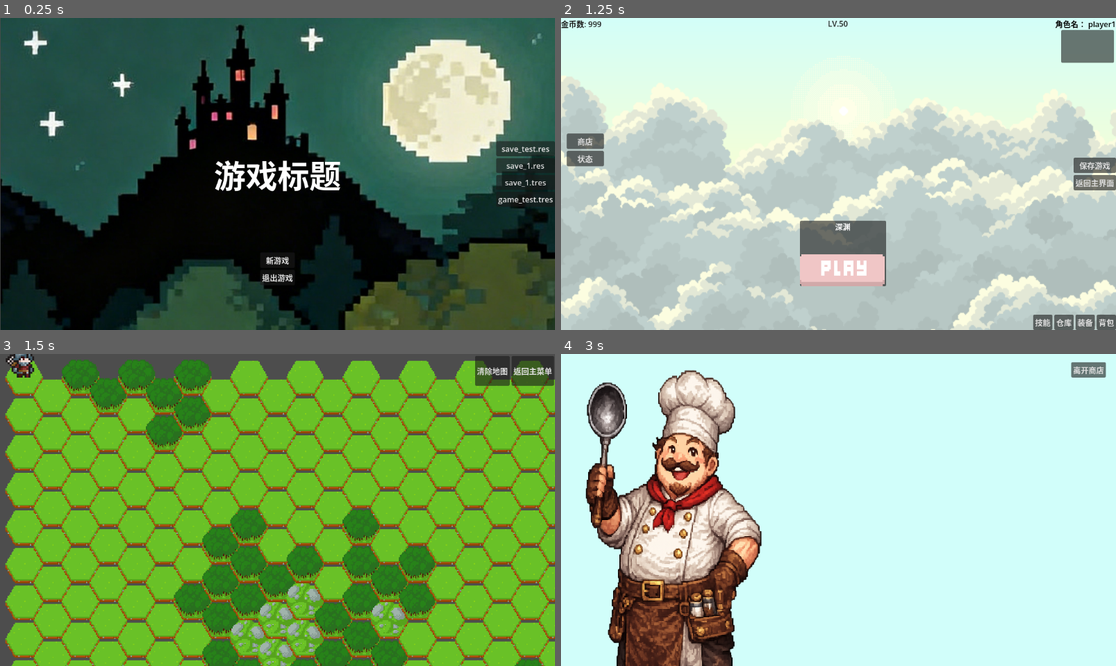
Above: before the commit, frames 1-4 (two rows, left to right).
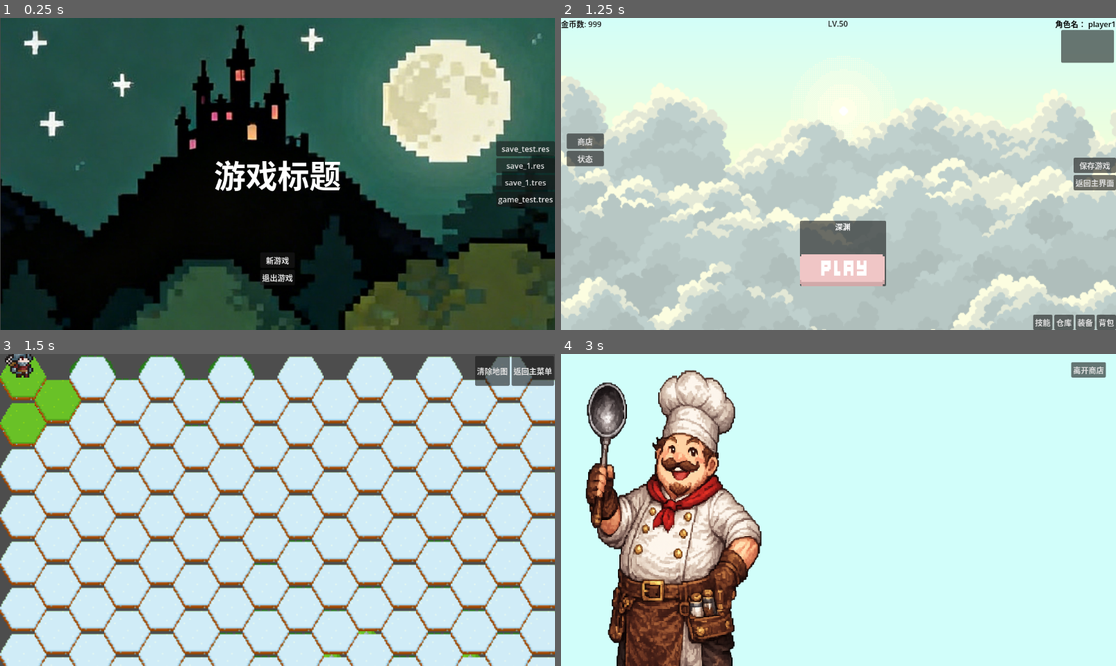
Above: after the commit, the same moments.

Repository: Brandon-Tanyiwu/godot_game_main_menue_shell
Game: Godot game, scene res://scenes/main_menu/main_menu.tscn
Same seed, same stepped clock (60 frames per second), same inputs: the game is played once before the commit and once after it.
Inputs (mouse positions are in pixels of both pictures, inside the frame that each line leads up to):
- Up to frame 1 (0.25 s): no input
- Up to frame 2 (1.25 s): click "game_test.tres" at 0.5 s
- Up to frame 3 (1.5 s): click (283, 588) at 1.25 s
- Up to frame 4 (3 s): click "清除地图" at 2 s; click "商店" at 2.75 s

Frames 1-2 are identical in both runs. In frame 3, 94% of the frame differs, in the area x 0-100%, y 0-100%; in frame 4, nothing differs.

Commit message:
更新迷雾覆盖和驱散

Diff:
--- a/assets/TileMap.tres
+++ b/assets/TileMap.tres
@@ -1,7 +1,6 @@
 [gd_resource type="TileSet" format=3 uid="uid://cx5n816g37pm7"]
 
 [ext_resource type="Texture2D" uid="uid://d0arreqb17afy" path="res://resource/tileset/fantasyhextiles_v3.png" id="1_b6irq"]
-[ext_resource type="Texture2D" uid="uid://dlsma4h5cxuqq" path="res://resource/background/orig.png" id="2_5jf3q"]
 
 [sub_resource type="TileSetAtlasSource" id="TileSetAtlasSource_b6irq"]
 texture = ExtResource("1_b6irq")
@@ -40,7 +39,6 @@
 5:3/0 = 0
 6:3/0 = 0
 7:3/0 = 0
-0:4/0 = 0
 1:4/0 = 0
 2:4/0 = 0
 3:4/0 = 0
@@ -49,194 +47,10 @@
 6:4/0 = 0
 7:4/0 = 0
 0:5/0 = 0
-
-[sub_resource type="TileSetAtlasSource" id="TileSetAtlasSource_ho705"]
-texture = ExtResource("2_5jf3q")
-texture_region_size = Vector2i(32, 32)
-0:0/0 = 0
-1:0/0 = 0
-2:0/0 = 0
-3:0/0 = 0
-4:0/0 = 0
-5:0/0 = 0
-6:0/0 = 0
-7:0/0 = 0
-8:0/0 = 0
-9:0/0 = 0
-10:0/0 = 0
-11:0/0 = 0
-12:0/0 = 0
-13:0/0 = 0
-14:0/0 = 0
-15:0/0 = 0
-16:0/0 = 0
-17:0/0 = 0
-0:1/0 = 0
-1:1/0 = 0
-2:1/0 = 0
-3:1/0 = 0
-4:1/0 = 0
-5:1/0 = 0
-6:1/0 = 0
-7:1/0 = 0
-8:1/0 = 0
-9:1/0 = 0
-10:1/0 = 0
-11:1/0 = 0
-12:1/0 = 0
-13:1/0 = 0
-14:1/0 = 0
-15:1/0 = 0
-16:1/0 = 0
-17:1/0 = 0
-0:2/0 = 0
-1:2/0 = 0
-2:2/0 = 0
-3:2/0 = 0
-4:2/0 = 0
-5:2/0 = 0
-6:2/0 = 0
-7:2/0 = 0
-8:2/0 = 0
-9:2/0 = 0
-10:2/0 = 0
-11:2/0 = 0
-12:2/0 = 0
-13:2/0 = 0
-14:2/0 = 0
-15:2/0 = 0
-16:2/0 = 0
-17:2/0 = 0
-0:3/0 = 0
-1:3/0 = 0
-2:3/0 = 0
-3:3/0 = 0
-4:3/0 = 0
-5:3/0 = 0
-6:3/0 = 0
-7:3/0 = 0
-8:3/0 = 0
-9:3/0 = 0
-10:3/0 = 0
-11:3/0 = 0
-12:3/0 = 0
-13:3/0 = 0
-14:3/0 = 0
-15:3/0 = 0
-16:3/0 = 0
-17:3/0 = 0
 0:4/0 = 0
-1:4/0 = 0
-2:4/0 = 0
-3:4/0 = 0
-4:4/0 = 0
-5:4/0 = 0
-6:4/0 = 0
-7:4/0 = 0
-8:4/0 = 0
-9:4/0 = 0
-10:4/0 = 0
-11:4/0 = 0
-12:4/0 = 0
-13:4/0 = 0
-14:4/0 = 0
-15:4/0 = 0
-16:4/0 = 0
-17:4/0 = 0
-0:5/0 = 0
-1:5/0 = 0
-2:5/0 = 0
-3:5/0 = 0
-4:5/0 = 0
-5:5/0 = 0
-6:5/0 = 0
-7:5/0 = 0
-8:5/0 = 0
-9:5/0 = 0
-10:5/0 = 0
-11:5/0 = 0
-12:5/0 = 0
-13:5/0 = 0
-14:5/0 = 0
-15:5/0 = 0
-16:5/0 = 0
-17:5/0 = 0
-0:6/0 = 0
-1:6/0 = 0
-2:6/0 = 0
-3:6/0 = 0
-4:6/0 = 0
-5:6/0 = 0
-6:6/0 = 0
-7:6/0 = 0
-8:6/0 = 0
-9:6/0 = 0
-10:6/0 = 0
-11:6/0 = 0
-12:6/0 = 0
-13:6/0 = 0
-14:6/0 = 0
-15:6/0 = 0
-16:6/0 = 0
-17:6/0 = 0
-0:7/0 = 0
-1:7/0 = 0
-2:7/0 = 0
-3:7/0 = 0
-4:7/0 = 0
-5:7/0 = 0
-6:7/0 = 0
-7:7/0 = 0
-8:7/0 = 0
-9:7/0 = 0
-10:7/0 = 0
-11:7/0 = 0
-12:7/0 = 0
-13:7/0 = 0
-14:7/0 = 0
-15:7/0 = 0
-16:7/0 = 0
-17:7/0 = 0
-0:8/0 = 0
-1:8/0 = 0
-2:8/0 = 0
-3:8/0 = 0
-4:8/0 = 0
-5:8/0 = 0
-6:8/0 = 0
-7:8/0 = 0
-8:8/0 = 0
-9:8/0 = 0
-10:8/0 = 0
-11:8/0 = 0
-12:8/0 = 0
-13:8/0 = 0
-14:8/0 = 0
-15:8/0 = 0
-16:8/0 = 0
-17:8/0 = 0
-0:9/0 = 0
-1:9/0 = 0
-2:9/0 = 0
-3:9/0 = 0
-4:9/0 = 0
-5:9/0 = 0
-6:9/0 = 0
-7:9/0 = 0
-8:9/0 = 0
-9:9/0 = 0
-10:9/0 = 0
-11:9/0 = 0
-12:9/0 = 0
-13:9/0 = 0
-14:9/0 = 0
-15:9/0 = 0
-16:9/0 = 0
-17:9/0 = 0
 
 [resource]
 tile_shape = 3
 tile_offset_axis = 1
 tile_size = Vector2i(32, 32)
 sources/2 = SubResource("TileSetAtlasSource_b6irq")
-sources/3 = SubResource("TileSetAtlasSource_ho705")
--- /dev/null
+++ b/config/fish/fish.csv
@@ -0,0 +1,18 @@
+id,name,icon_x,icon_y,price,rank,min_weight,max_weight
+0,沙丁鱼,0,0,10,1,2,10
+1,竹荚鱼,0,1,20,1,5,13
+2,马鲛鱼,0,2,30,1,8,18
+3,黄花鱼,0,3,150,1,25,55
+4,鬼头刀,0,4,800,1,80,90
+5,蓝鳍金枪鱼,0,5,1200,1,120,240
+6,巨型石斑鱼,0,6,1500,1,110,230
+7,恶鬼角鱼,0,7,4000,2,400,500
+8,金木灵鱼,0,8,8000,2,10,30
+9,鸽鸽鱼,1,0,25000,2,110,200
+10,龟丞相,1,1,50000,2,110,300
+11,吞天蛟,1,2,120000,2,1100,2000
+12,四海龙,1,3,500000,2,5000,10000
+13,深海魔怪,1,4,5201314,2,30000,50000
+14,泥沙,1,5,0,0,1,999
+15,宝箱,1,6,0,3,500,500
+16,垃圾,1,7,0,0,1,30
--- a/script/managers/SignalManager.gd
+++ b/script/managers/SignalManager.gd
@@ -11,4 +11,6 @@
 
 signal hex_cell_clicked(coord:Vector2,cell_data:Dictionary)
 
+signal request_reveal_fog(center_coord:Vector2i,radius:int)
+
 signal player_info_change()
--- a/script/map/civilisation_map.gd
+++ b/script/map/civilisation_map.gd
@@ -8,8 +8,8 @@
 
 # 假设你在 FogLayer 的 TileSet 里引入了一张纯黑/半透的迷雾切图
 # 纯黑迷雾在 Atlas 中的坐标
-const FOG_BLACK_ATLAS = Vector2i(0, 0)
-const FOG_SOURCE_ID = 1 # 迷雾 TileSet 的 Source ID
+const FOG_BLACK_ATLAS = Vector2i(0, 2)
+const FOG_SOURCE_ID = 2 # 迷雾 TileSet 的 Source ID
 const CHARACTER_SCENE = preload("res://scenes/player/player_controller.tscn")
 var players:player
 @export var max_x:int = 25
@@ -17,7 +17,7 @@
 
 func _ready() -> void:
 	SignalManager.map_generation_completed.connect(_on_map_data_ready)
-
+	SignalManager.request_reveal_fog.connect(_on_cell_reveal_fog)
 	var final_map_data: Array[Dictionary] = []
 	# 1. 🔍 核心判断：检查 SaveManager 内是否存在合法的地图存档
 	if _has_valid_save_data():
@@ -35,8 +35,6 @@
 		_write_to_save(final_map_data)
 
 	##运行地图生成,完成后发出信号渲染地图
-	HexMapManager.autocomplete_screen_by_scaling_layer(terrain_layer,max_x,max_y)
-	#HexMapManager.autocomplete_screen_with_camera(terrain_layer,max_x,max_y,camera_2d)
 	HexMapManager.generate_hex_map(final_map_data,terrain_layer)
 	_spawn_player(Vector2i(0,0))
 	camera_2d.setup_camera_limits()
@@ -52,10 +50,7 @@
 
 ## 数据层生成完毕后的核心回调
 func _on_map_data_ready(cells_data: Dictionary) -> void:
-	# 清空迷雾层旧画面
 	fog_layer.clear()
-
-	# 遍历全图，初始化迷雾表现
 	for coord in cells_data:
 		var cell = cells_data[coord]
 
@@ -65,15 +60,29 @@
 
 	print("🌫️ [迷雾系统] 战争迷雾已成功铺满整个世界！")
 
-## 验证测试：点击一个格子，驱散它周围的迷雾
-func _on_cell_clicked(coord: Vector2i, _data: RefCounted) -> void:
+## 驱散目标格子周围的迷雾
+func _on_cell_reveal_fog(coord: Vector2i,radius:int) -> void:
 	print("⚡ [事件响应] 点击了 ", coord, "，正在执行局部战争迷雾驱散...")
-	# 驱散点击的格子本身
+
+	# 1. 驱散点击的格子本身
 	_reveal_cell(coord)
 
-	# 驱散点击格子周围一圈的邻居 (利用之前写的方向常量)
-	for dir in HexMapManager.HEX_DIRECTIONS:
-		_reveal_cell(coord + dir)
+	# 2. 🌟 核心修正：利用 Godot 4 内置的 CellNeighbor 枚举安全获取六边形邻居
+	# 尖顶六边形（Vertical）的 6 个标准邻居方向定义如下：
+	if radius>=1:
+		var hex_neighbors = [
+			TileSet.CELL_NEIGHBOR_TOP_LEFT_SIDE,
+			TileSet.CELL_NEIGHBOR_TOP_SIDE,
+			TileSet.CELL_NEIGHBOR_TOP_RIGHT_SIDE,
+			TileSet.CELL_NEIGHBOR_BOTTOM_RIGHT_SIDE,
+			TileSet.CELL_NEIGHBOR_BOTTOM_SIDE,
+			TileSet.CELL_NEIGHBOR_BOTTOM_LEFT_SIDE
+		]
+
+		for direction in hex_neighbors:
+			# 🌟 使用 fog_layer 自己的内置函数去抓取错位布局下的精准邻居坐标！
+			var neighbor_coord = fog_layer.get_neighbor_cell(coord, direction)
+			_reveal_cell(neighbor_coord)
 
 ## 内部驱散函数
 func _reveal_cell(target_coord: Vector2i) -> void:
--- a/script/player/Player/player_controller.gd
+++ b/script/player/Player/player_controller.gd
@@ -22,11 +22,13 @@
 }
 
 var current_hex:Vector2i = Vector2i.ZERO
+@export var vision_radius = 1
 @export var move_sconds= 1
 
 
 func _ready() -> void:
-	pass
+	await get_tree().process_frame
+	SignalManager.request_reveal_fog.emit(current_hex,vision_radius)
 
 func teleport_to_hex(coord:Vector2i,pixel_pos:Vector2i)->void:
 	current_hex = coord
@@ -35,7 +37,7 @@
 func move_along_path(path: Array, terrain_layer: TileMapLayer) -> void:
 	if path.is_empty():
 		return
-	animatecontroller.play("Run")
+	layer_state_machine._on_transition_request("Run")
 	# 遍历路径中的每一个六边形网格坐标
 	for next_hex in path:
 		# 1. 先把网格坐标换算成地图图层的本地像素
@@ -58,11 +60,13 @@
 
 		# 4. 🌟 实时更新当前网格坐标：每走完一格，就把 current_hex 刷新为当前所在的格子
 		current_hex = next_hex
+		SignalManager.request_reveal_fog.emit(current_hex,vision_radius)
 
 
 
 func play_animation(anim_name:String) -> void:
 	if animatecontroller:
+
 		animatecontroller.play(anim_name)
 
 
Not shown, added: config/fish/fish.csv.import
Binary file added: config/fish/fish.icon.translation
Binary file added: config/fish/fish.max.translation
Binary file added: config/fish/fish.min.translation
Binary file added: config/fish/fish.name.translation
Binary file added: config/fish/fish.price.translation
Binary file added: config/fish/fish.rank.translation
